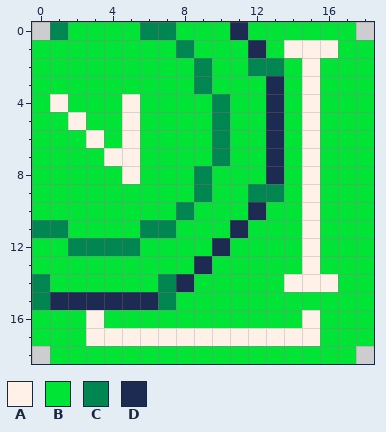
Pixel-art file -- assets/upgrades/orbitaltargeting.aseprite. The first picture shows the starting point.
19x19 pixels, 1 frame.
Visible layers, top first: "Layer 2", "Layer 1".
Palette (. is transparent): A #fff1e8  B #00e436  C #008751  D #1d2b53
Pixels before, first column x 0:
 0 .CBBBBCCBBBDBBBBBB.
 1 BBBBBBBBCBBBDBAAABB
 2 BBBBBBBBBCBBCCBABBB
 3 BBBBBBBBBCBBBDBABBB
 4 BABBBABBBBCBBDBABBB
 5 BBABBABBBBCBBDBABBB
 6 BBBABABBBBCBBDBABBB
 7 BBBBAABBBBCBBDBABBB
 8 BBBBBABBBCBBBDBABBB
 9 BBBBBBBBBCBBCCBABBB
10 BBBBBBBBCBBBDBBABBB
11 CCBBBBCCBBBDBBBABBB
12 BBCCCCBBBBDBBBBABBB
13 BBBBBBBBBDBBBBBABBB
14 CBBBBBBCDBBBBBAAABB
15 CDDDDDDCBBBBBBBBBBB
16 BBBABBBBBBBBBBBABBB
17 BBBAAAAAAAAAAAAABBB
18 .BBBBBBBBBBBBBBBBB.
Now the later version:
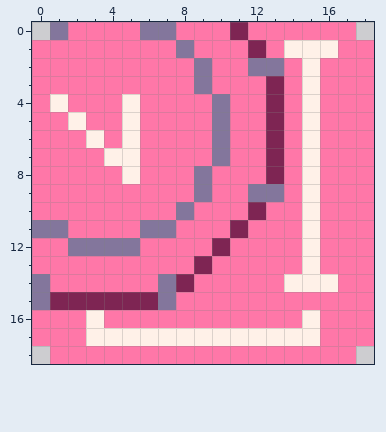
From old to new:
colour B: #00e436 -> #ff77a8
colour C: #008751 -> #83769c
colour D: #1d2b53 -> #7e2553
